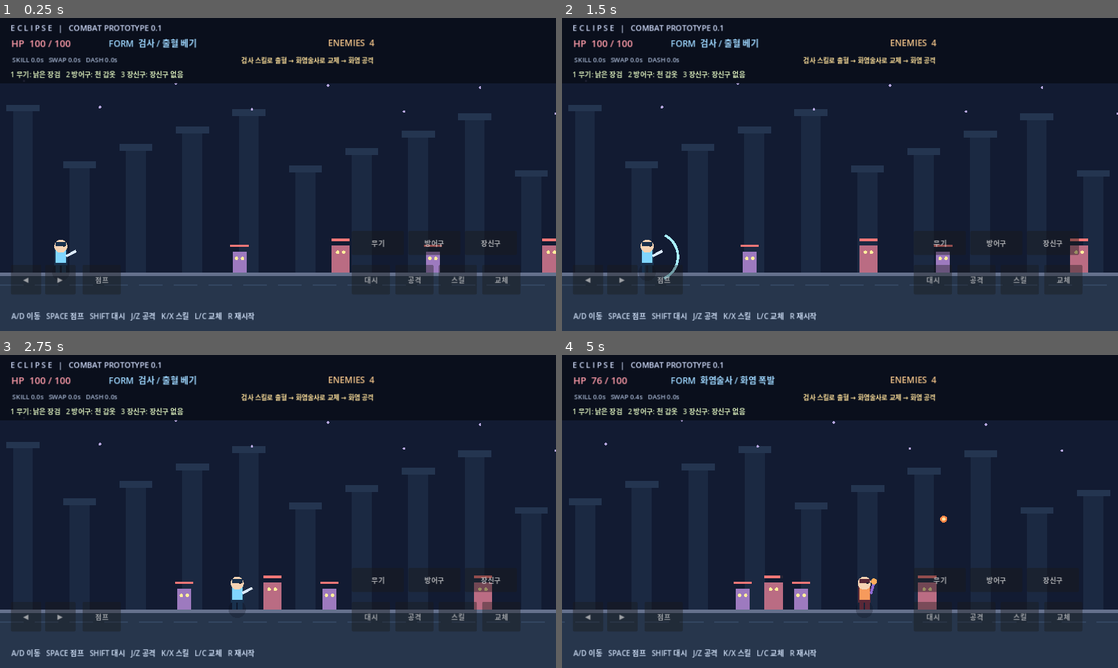
Above: before the commit, frames 1-4 (two rows, left to right).
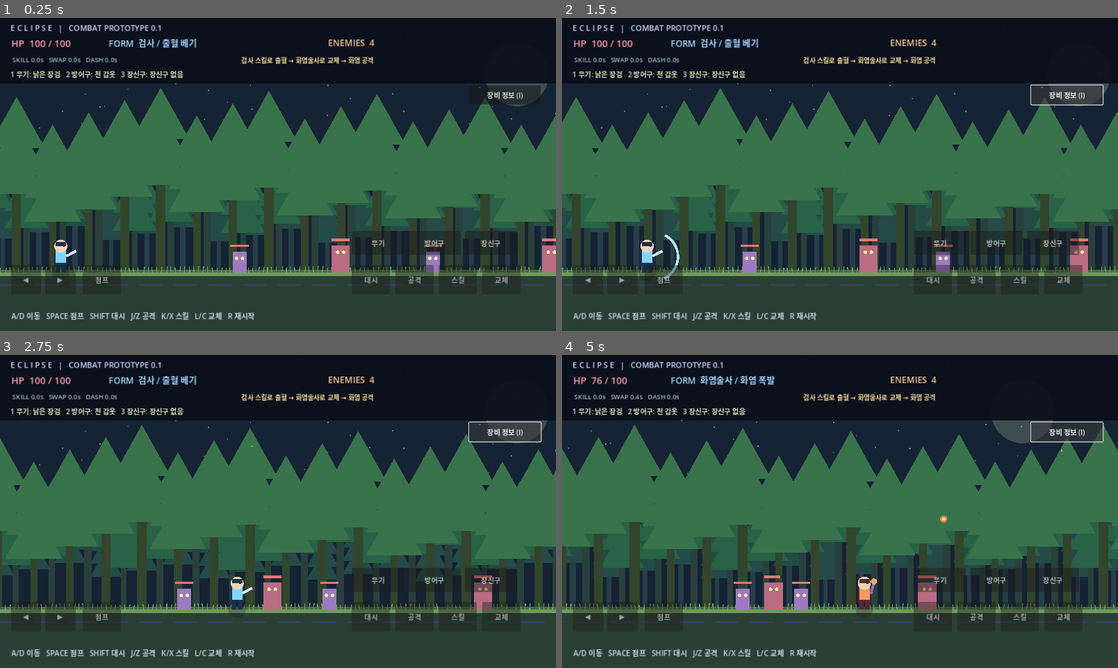
Above: after the commit, the same moments.

Repository: ogw07222-tech/eclipse
Game: Godot game, scene res://scenes/main.tscn
Two runs of this game, one before a commit and one after it. Both use one fixed random seed, a clock stepped at 60 frames per second and the inputs below.
Inputs (mouse positions are in pixels of both pictures, inside the frame that each line leads up to):
- Up to frame 1 (0.25 s): no input
- Up to frame 2 (1.5 s): click (1067, 96) at 0.5 s, where only the run after the commit has a clickable "장비 정보 (I)"; tap Enter at 1.25 s; hold D (right) from 1.28 s (still down); tap J (attack) at 1.35 s
- Up to frame 3 (2.75 s): keep holding D (right); tap Space (jump) at 1.52, 2.27 s; tap I at 1.55, 2.1 s; tap J (attack) at 2.3 s
- Up to frame 4 (5 s): release D (right) at 2.78 s; hold A (left) 2.78-3.53 s; tap J (attack) at 2.85, 3.8 s; tap I at 3.05, 4.55 s; hold D (right) from 3.53 s (still down); tap Shift (dash) at 3.6 s; tap Space (jump) at 3.77, 4.52 s; tap L (swap) at 4.35 s

The runs differ from the first frame. In frame 1, 41% of the frame differs, in the area x 0-100%, y 20-83%; in frame 2, 42%; in frame 3, 41%; in frame 4, 43%.

Commit message:
feat: forest backdrop and equipment inventory summary UI

Diff:
--- a/scripts/game.gd
+++ b/scripts/game.gd
@@ -1,6 +1,7 @@
 extends Node2D
 
 const PlayerScript = preload("res://scripts/player.gd")
+const ForestScript = preload("res://scripts/forest_background.gd")
 const EnemyScript = preload("res://scripts/enemy.gd")
 const ProjectileScript = preload("res://scripts/projectile.gd")
 const WORLD_WIDTH := 1600
@@ -15,6 +16,8 @@
 var cooldown_label: Label
 var status_label: Label
 var equipment_label: Label
+var inventory_panel: PanelContainer
+var inventory_label: Label
 var overlay: ColorRect
 var overlay_title: Label
 var overlay_hint: Label
@@ -24,6 +27,9 @@
 
 func _ready() -> void:
   _register_inputs()
+  var forest := ForestScript.new()
+  forest.name = "ForestBackground"
+  add_child(forest)
   _build_arena()
   _build_hud()
   _start_round()
@@ -98,6 +104,7 @@
     camera.limit_bottom = 720
     add_child(camera)
     camera.make_current()
+  $ForestBackground.camera_ref = camera
   var slots := [Vector2(575, FLOOR_Y), Vector2(800, FLOOR_Y), Vector2(1020, FLOOR_Y), Vector2(1285, FLOOR_Y)]
   foes_left = slots.size()
   for i in range(slots.size()):
@@ -142,6 +149,7 @@
       KEY_1: player.cycle_equipment("weapon")
       KEY_2: player.cycle_equipment("armor")
       KEY_3: player.cycle_equipment("accessory")
+      KEY_I: _toggle_inventory()
 
 func _physics_process(_delta: float) -> void:
   if is_instance_valid(player):
@@ -170,6 +178,8 @@
       break
   status_label.text = "출혈 대상 있음! 화염 공격으로 폭발 가능" if bleeding else "검사 스킬로 출혈 → 화염술사로 교체 → 화염 공격"
   equipment_label.text = "1 무기: %s   2 방어구: %s   3 장신구: %s" % [player.equipment.name_for("weapon"), player.equipment.name_for("armor"), player.equipment.name_for("accessory")]
+  if is_instance_valid(inventory_label):
+    inventory_label.text = "장비 현황\\n\\n무기: %s\\n방어구: %s\\n장신구: %s\\n\\n공격력 %+d | 방어력 %d\\n최대 체력 %d | 속도 %.2fx\\n\\n1 / 2 / 3 키 또는 화면 버튼으로 교체" % [player.equipment.name_for("weapon"),player.equipment.name_for("armor"),player.equipment.name_for("accessory"),int(player.equipment.stat("attack")),int(player.equipment.stat("defense")),player.max_health,player.equipment.stat("speed")]
 
 func _label(text_value: String, xy: Vector2, size: int, tint: Color) -> Label:
   var label := Label.new()
@@ -198,6 +208,20 @@
     hud.add_child(item)
   equipment_label = _label("", Vector2(24, 117), 16, Color("d6e8b8"))
   hud.add_child(equipment_label)
+  inventory_panel = PanelContainer.new()
+  inventory_panel.position = Vector2(420,165)
+  inventory_panel.custom_minimum_size = Vector2(450,310)
+  inventory_panel.visible = false
+  hud.add_child(inventory_panel)
+  inventory_label = _label("",Vector2(20,16),20,Color("#e4eacd"))
+  inventory_label.custom_minimum_size = Vector2(400,270)
+  inventory_panel.add_child(inventory_label)
+  var inventory_button := Button.new()
+  inventory_button.text = "장비 정보 (I)"
+  inventory_button.position = Vector2(1080,155)
+  inventory_button.size = Vector2(165,44)
+  inventory_button.pressed.connect(_toggle_inventory)
+  hud.add_child(inventory_button)
   var controls := _label("A/D 이동   SPACE 점프   SHIFT 대시   J/Z 공격   K/X 스킬   L/C 교체   R 재시작", Vector2(26, 672), 17, Color("c7d7ee"))
   hud.add_child(controls)
   overlay = ColorRect.new()
@@ -246,6 +270,10 @@
     hud.add_child(button)
     touch_buttons.append(button)
 
+func _toggle_inventory() -> void:
+  if is_instance_valid(inventory_panel):
+    inventory_panel.visible = not inventory_panel.visible
+
 func _on_equip_button(slot: String) -> void:
   if is_instance_valid(player) and not ended:
     player.cycle_equipment(slot)
@@ -255,13 +283,11 @@
     player.set_virtual(action, state)
 
 func _draw() -> void:
-  draw_rect(Rect2(0, 0, WORLD_WIDTH, 720), Color("121b32"))
-  for x in range(0, WORLD_WIDTH, 130):
-    draw_rect(Rect2(x + 30, 210 + (x % 170), 46, 400), Color("1b2942"))
-    draw_rect(Rect2(x + 15, 200 + (x % 170), 76, 15), Color("243550"))
+  # ForestBackground node renders the sky, trees and distant foliage.
+  # Keep stage decorations here, without hiding the forest with an opaque rectangle.
   for x in range(0, WORLD_WIDTH, 175):
-    draw_circle(Vector2(x + 55, 145 + x % 115), 3, Color("b5a6de"))
-  draw_rect(Rect2(0, FLOOR_Y, WORLD_WIDTH, 135), Color("27364c"))
-  draw_rect(Rect2(0, FLOOR_Y, WORLD_WIDTH, 8), Color("65718d"))
+    draw_circle(Vector2(x + 55, 145 + x % 115), 2, Color("#d6f2b2", 0.5))
+  draw_rect(Rect2(0, FLOOR_Y, WORLD_WIDTH, 135), Color("#2b4034"))
+  draw_rect(Rect2(0, FLOOR_Y, WORLD_WIDTH, 8), Color("#73995d"))
   for x in range(0, WORLD_WIDTH, 80):
     draw_line(Vector2(x, FLOOR_Y + 30), Vector2(x + 55, FLOOR_Y + 30), Color("334661"), 3)
